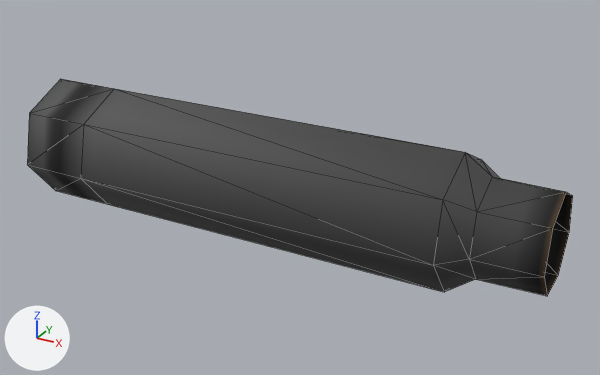
Two versions of the FBX model [41-42] Hot_Brass_Visible_Casing_Ejection_Framework/Contents/mods/Hot_Brass_Visible_Casing_Ejection_Framework/42.0/media/models_X/worlditems/Ammo/762Round_Spent.fbx, one commit apart.
Camera for both pictures: a camera (50 mm lens) standing at (0.000738, -0.00103, 0.000609) and looking at (0.000166, 0.00001, 0.000089). The lights are fixed; the arrows at lower left show +X, +Y and +Z. Mesh edges are drawn as thin lines. Where no turn or scale is listed for an object, it has been applied to the vertices.

In view in the first picture: '762ammo.001'.
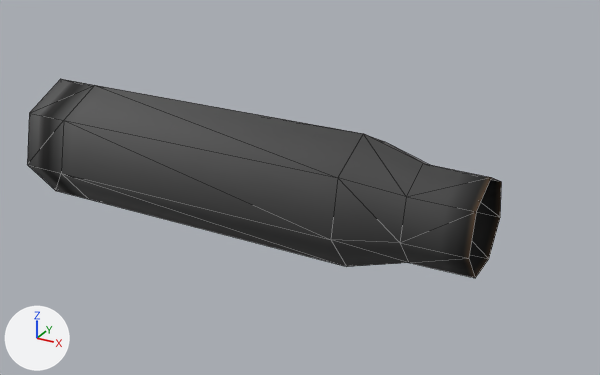
What differs and where, as boxes (x1, y1, x2, y2) in the pictures (600 x 375 px; the box of a moved part takes in the faces that stretch with it):
'762ammo.001', reshaped (13% narrower, 8% shorter)
    before: (27, 79, 573, 296)
    after: (27, 79, 501, 278)
part 1 of me_mesh_007, moved or reshaped
    before: (433, 152, 499, 292)
    after: (331, 134, 429, 267)
part 2 of me_mesh_007, moved or reshaped
    before: (470, 177, 573, 296)
    after: (400, 163, 501, 278)
part 3 of me_mesh_007, moved or reshaped
    before: (27, 80, 465, 292)
    after: (27, 80, 363, 267)

The change, as a diff of the scene's bpy script:
```diff
--- a/[41-42] Hot_Brass_Visible_Casing_Ejection_Framework/Contents/mods/Hot_Brass_Visible_Casing_Ejection_Framework/42.0/media/models_X/worlditems/Ammo/762Round_Spent.fbx.py
+++ b/[41-42] Hot_Brass_Visible_Casing_Ejection_Framework/Contents/mods/Hot_Brass_Visible_Casing_Ejection_Framework/42.0/media/models_X/worlditems/Ammo/762Round_Spent.fbx.py
@@ me_mesh_007 @@
 me_mesh_007.from_pydata(...)  # 35 vertices, 61 faces; spans x -0.000302..0.000565, y -0.000102..0.000099, z 0.000005..0.000201
 # used by ob_762ammo_001; location = (0.0, 0.0, 0.0)
+# me_mesh_007 part 1: all 7 vertices in x 0.000428, y -0.000102..0.000099, z 0.000006..0.000201 are moved by (-0.000151, 0.0, 0.0)
+# me_mesh_007 part 2: all 14 vertices in x 0.000468..0.000565, y -0.000074..0.000071, z 0.000031..0.000173 are moved by (-0.000099, 0.0, 0.0)
+# me_mesh_007 part 3: all 7 vertices in x -0.000182, y -0.000102..0.000099, z 0.000005..0.000201 are moved by (-0.000043, 0.0, 0.0)
 me_mesh_007.materials.append(mat_08___default_007)
```
